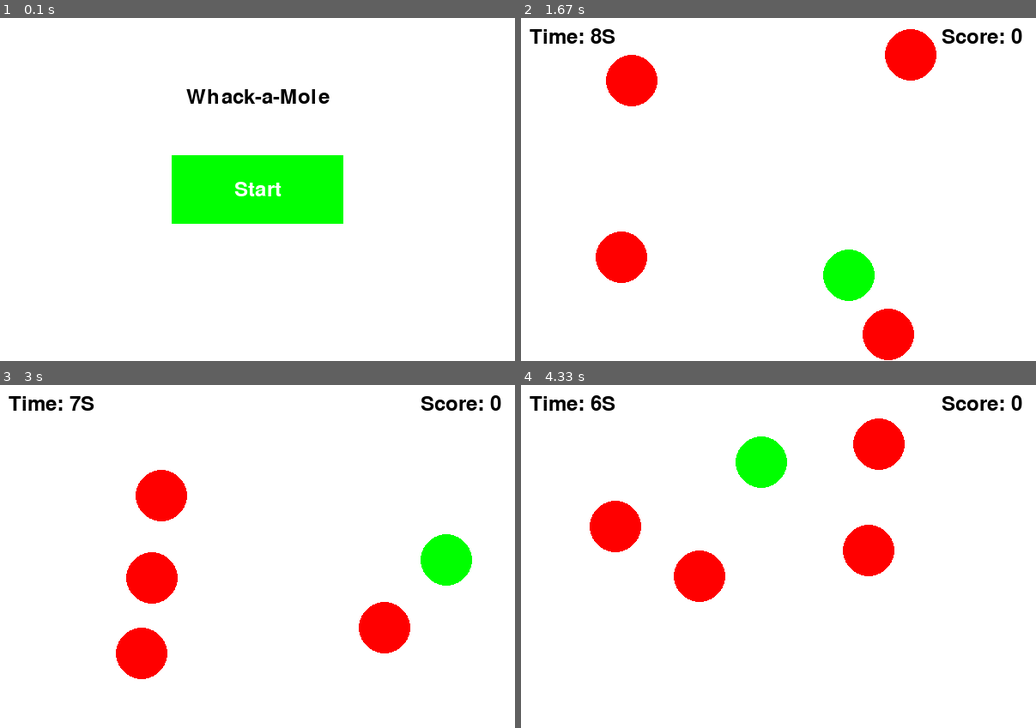
Above: before the commit, frames 1-4 (two rows, left to right).
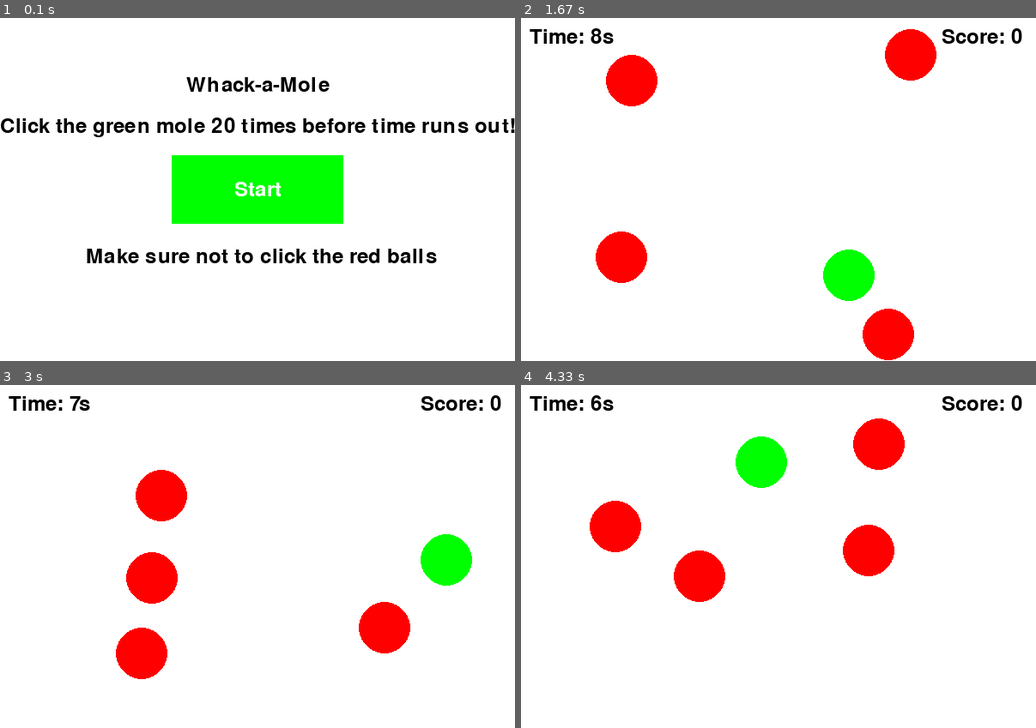
Above: after the commit, the same moments.

Repository: MKF343/PygameProject
Game: pygame game, started from PygameProject.py
Two runs of this game, one before a commit and one after it. Both use one fixed random seed, a clock stepped at 60 frames per second and the inputs below.
Inputs (mouse positions are in pixels of both pictures, inside the frame that each line leads up to):
- Up to frame 1 (0.1 s): no input
- Up to frame 2 (1.67 s): click (778, 189) at 0.38 s
- Up to frame 3 (3 s): no input
- Up to frame 4 (4.33 s): no input

The runs differ from the first frame. In frame 1, 4.5% of the frame differs, in the area x 0-100%, y 17-72%; in frame 2, less than 0.1%; in frame 3, less than 0.1%; in frame 4, less than 0.1%.

Commit message:
Update PygameProject.py

Diff:
--- a/PygameProject.py
+++ b/PygameProject.py
@@ -25,6 +25,7 @@
 black = (0, 0, 0)
 red = (255, 0, 0)
 green = (0, 255, 0)
+
 #game variables
 font = pygame.font.Font(None, 36)
 clock = pygame.time.Clock()
@@ -58,11 +59,14 @@
 def drawmenu():
     screen.fill(white)
     titletext = font.render("Whack-a-Mole", True, black)
-    screen.blit(titletext, (screenwidth // 2 - titletext.get_width() // 2, screenheight // 5))
+    screen.blit(titletext, (screenwidth // 2 - titletext.get_width() // 2, screenheight // 6))
     pygame.draw.rect(screen, green, buttonrect)
     buttontext = font.render("Start", True, white)
     screen.blit(buttontext, (buttonx + buttonwidth // 2 - buttontext.get_width() // 2, buttony + buttonheight // 2 - buttontext.get_height() // 2))
-
+    descriptiontext = font.render("Click the green mole 20 times before time runs out!", True, black)
+    screen.blit(descriptiontext, (screenwidth //2 - 300, screenheight // 3.5))
+    descriptiontext = font.render("Make sure not to click the red balls", True, black)
+    screen.blit(descriptiontext, (screenwidth //2 - 200, screenheight // 1.5))
 
 def startgame():
     global gameactive, score, starttime
@@ -76,8 +80,8 @@
 
     #draw timer
     elapsedtime = (pygame.time.get_ticks() - starttime) / 1000
-    timeleft = max(0, timelimit - elapsedtime)
-    timertext = font.render(f"Time: {int(timeleft)}S", True, black)
+    timeleft = timelimit - elapsedtime
+    timertext = font.render(f"Time: {int(timeleft)}s", True, black)
     screen.blit(timertext, (10, 10))
 
     #draw score
@@ -142,7 +146,7 @@
                 score += 1
             else:
                 wrongmole.play()
-                score = max(0, score - 1)
+                score = (0, score - 1)
             return
 
 
